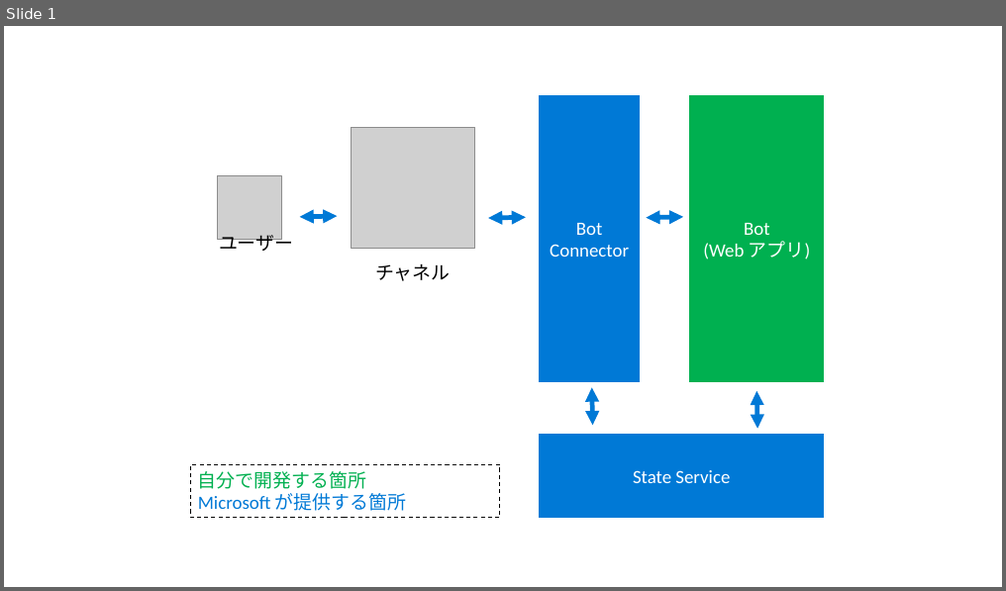
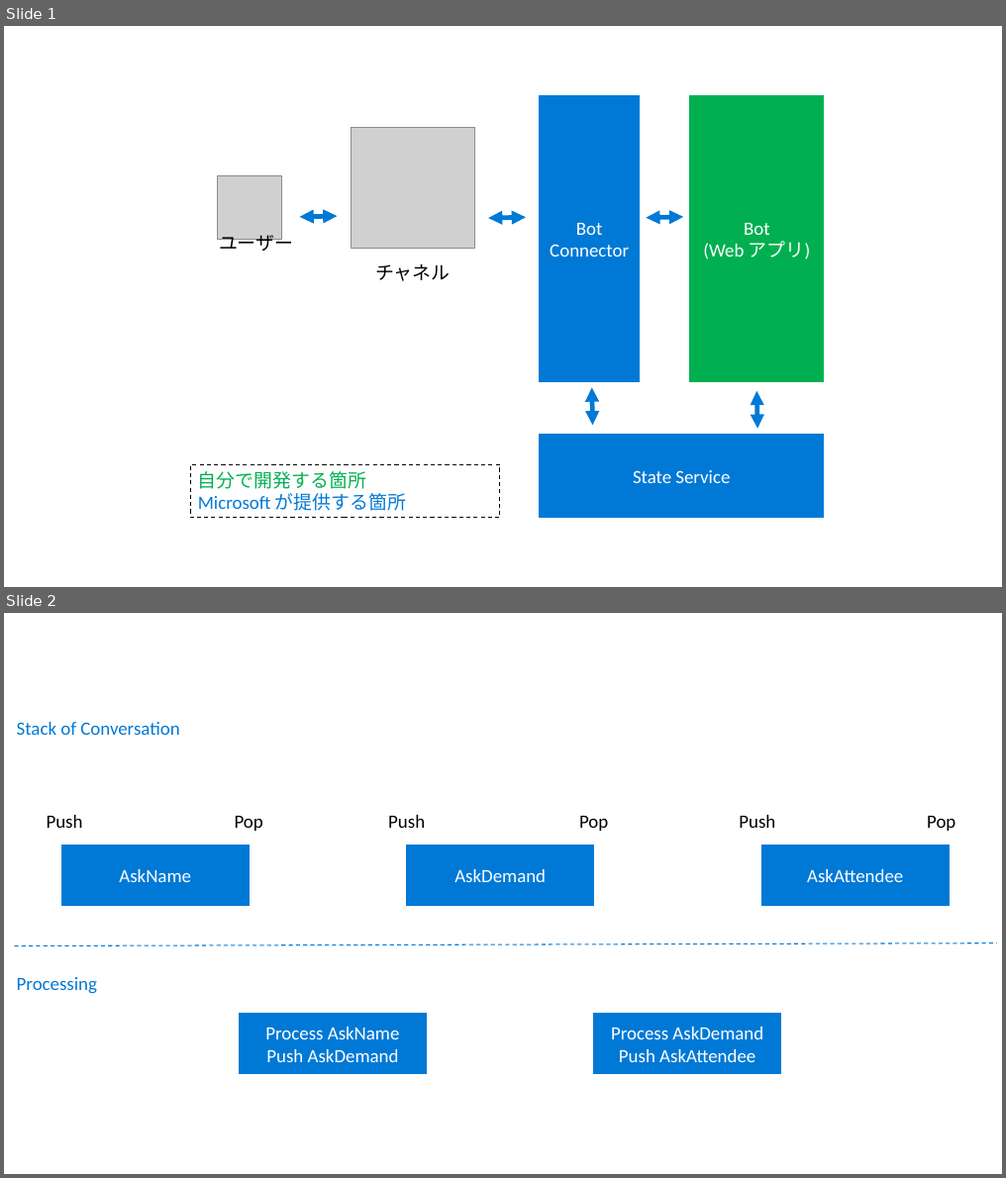
Before and after one commit to MakeTimeWith/BlogContents, a slide deck: ja-jp/BotBlog.pptx. Shown one above the other, each under a label of ours: slide 1 before the commit, slides 1 and 2 after it. The pictures are 1006x591 and 1006x1178 pixels, drawn with LibreOffice and Linux fonts; fonts in the diff are those of the drawing; grey boxes stand for pictures. Boxes give left, top, right and bottom in pixels: in the first picture for what was removed or moved away, otherwise in the second. Text is boxed around its words. In the diff, an @@ line names an element or a change of style, - is before the commit and + after.

Commit message:
upload stack image

```diff
--- a/ja-jp/BotBlog.pptx
+++ b/ja-jp/BotBlog.pptx
@@ slide 2 added at box(4, 613, 1002, 1174), background #FFFFFF @@
@@ group added at box(15, 722, 997, 1074): 8 texts, 5 rectangles, 1 line @@
+AskName
+AskDemand
+AskAttendee
+Push
+Push
+Push
+Pop
+Pop
+Pop
+Stack of Conversation
+Processing
+Process AskName
+Push AskDemand
+Process AskDemand
+Push AskAttendee
```
Also in this commit, not shown: 6 other slides added, 2 other files.
